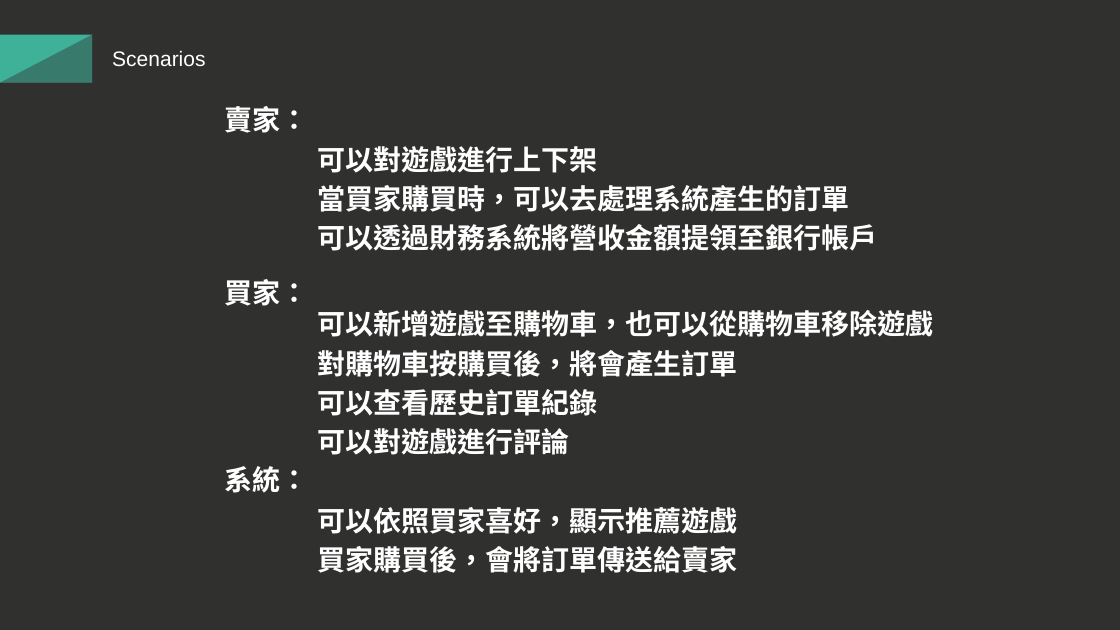
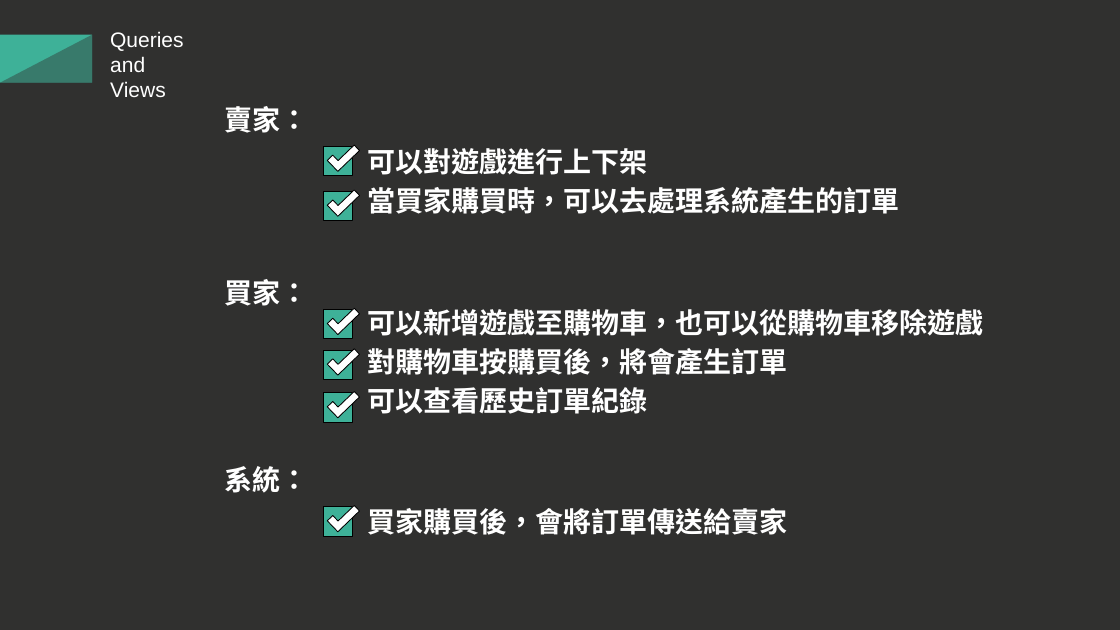
Before and after one commit to 13urgerKing/109-1DBMS, a slide deck: slide 15 of 109-1資料庫系統報告.pptx (slide 6 before the commit). Drawn at 1120x630 pixels with LibreOffice and Linux fonts; fonts in the diff are those of the drawing. Boxes give left, top, right and bottom in pixels: in the first picture for what was removed or moved away, otherwise in the second. Text is boxed around its words. In the diff, an @@ line names an element or a change of style, - is before the commit and + after.

```diff
--- a/109-1資料庫系統報告.pptx
+++ b/109-1資料庫系統報告.pptx
@@ text at box(110, 31, 183, 97): text changed @@
-Scenarios
+Queries
+and
+Views
@@ rectangle added at box(323, 146, 353, 176), fill #3EB198, outline #000000 0.75 pt @@
@@ corner added at box(328, 140, 360, 171), fill #FFFFFF, outline #000000 0.75 pt @@
@@ text "可以對遊戲進行上下架": place and size @@
-text "可以對遊戲進行上下架" at box(318, 146, 878, 251)
+text "可以對遊戲進行上下架" at box(368, 148, 900, 214)
@@ rectangle added at box(323, 192, 353, 221), fill #3EB198, outline #000000 0.75 pt @@
@@ corner added at box(328, 184, 360, 216), fill #FFFFFF, outline #000000 0.75 pt @@
@@ text at box(318, 224, 878, 251): paragraph removed @@
-可以透過財務系統將營收金額提領至銀行帳戶
@@ rectangle added at box(323, 310, 353, 339), fill #3EB198, outline #000000 0.75 pt @@
@@ corner added at box(328, 303, 360, 334), fill #FFFFFF, outline #000000 0.75 pt @@
@@ text "可以新增遊戲至購物車，也可以從購物車移除遊戲": place and size @@
-text "可以新增遊戲至購物車，也可以從購物車移除遊戲" at box(318, 310, 934, 455)
+text "可以新增遊戲至購物車，也可以從購物車移除遊戲" at box(368, 309, 984, 414)
@@ rectangle added at box(323, 350, 353, 380), fill #3EB198, outline #000000 0.75 pt @@
@@ corner added at box(328, 344, 360, 376), fill #FFFFFF, outline #000000 0.75 pt @@
@@ corner added at box(328, 386, 360, 418), fill #FFFFFF, outline #000000 0.75 pt @@
@@ rectangle added at box(323, 393, 353, 423), fill #3EB198, outline #000000 0.75 pt @@
@@ text at box(318, 428, 570, 455): paragraph removed @@
-可以對遊戲進行評論
@@ text at box(318, 507, 738, 534): paragraph removed @@
-可以依照買家喜好，顯示推薦遊戲
@@ rectangle added at box(323, 507, 353, 536), fill #3EB198, outline #000000 0.75 pt @@
@@ corner added at box(328, 500, 360, 532), fill #FFFFFF, outline #000000 0.75 pt @@
@@ text "買家購買後，會將訂單傳送給賣家": place and size @@
-text "買家購買後，會將訂單傳送給賣家" at box(318, 507, 738, 573)
+text "買家購買後，會將訂單傳送給賣家" at box(368, 508, 788, 535)
```
Also in this commit, not shown: 9 other slides changed, 9 slides added, 2 slides removed.
